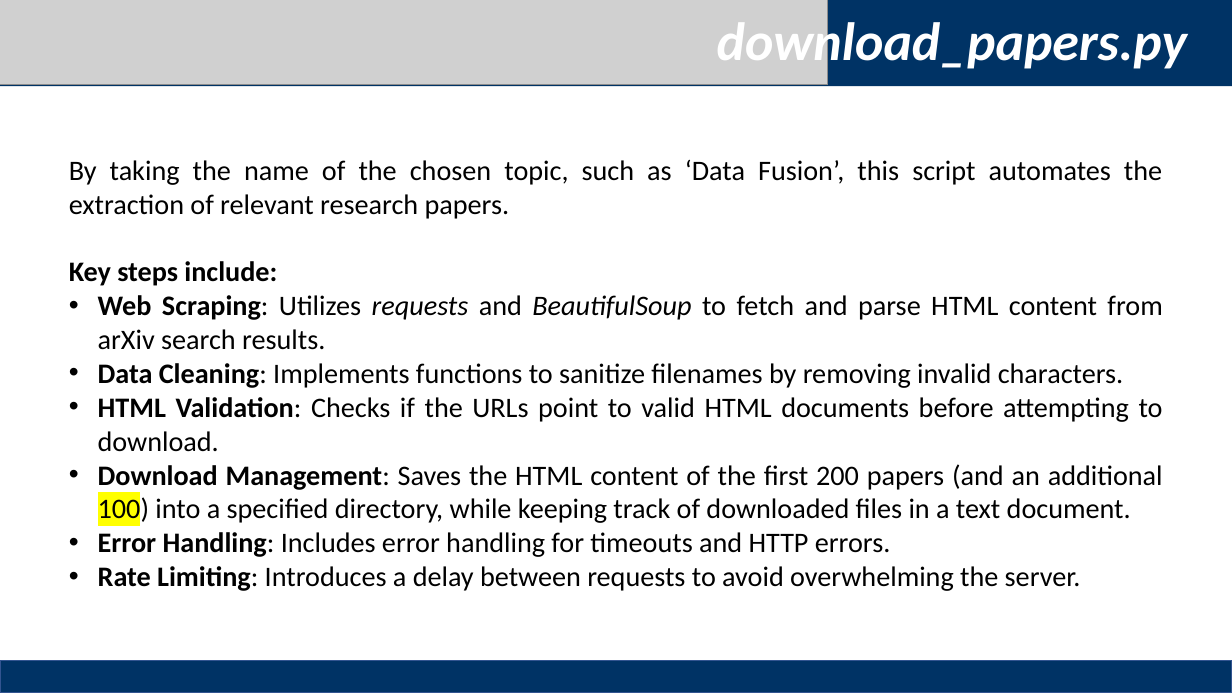
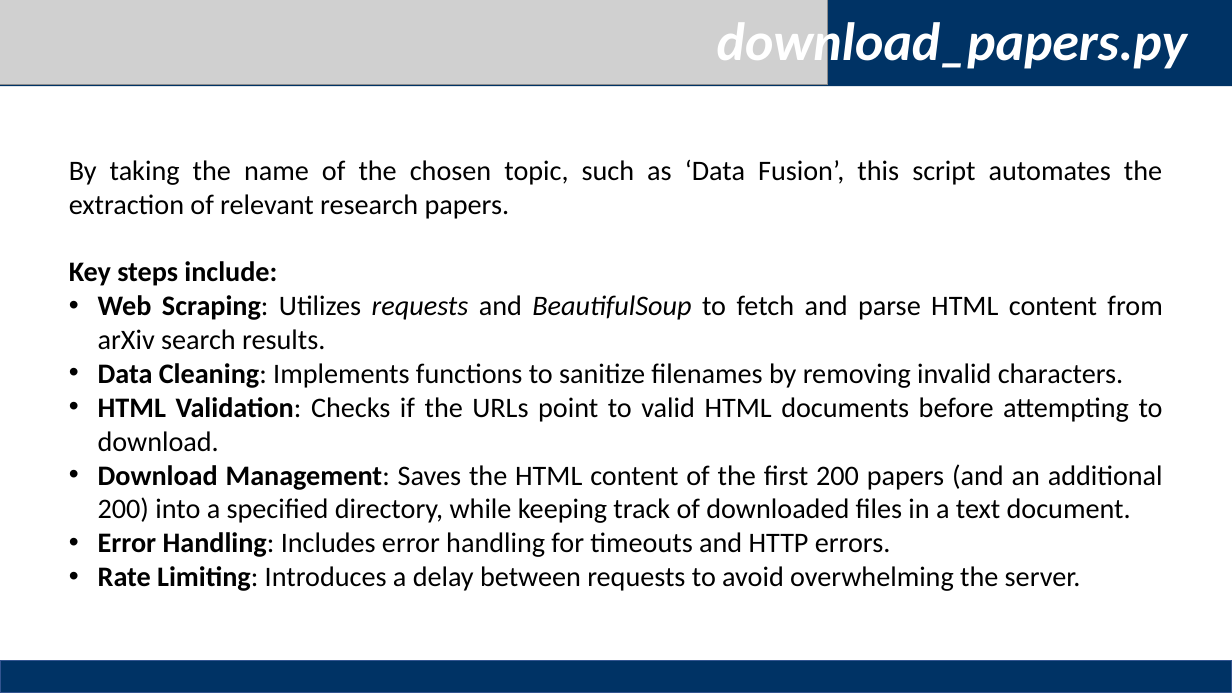
Before and after one commit to haowen3012/ID-Homerwork1, a slide deck: slide 3 of homework1/Homework1.pptx. Drawn at 1232x693 pixels with LibreOffice and Linux fonts; fonts in the diff are those of the drawing; grey boxes stand for pictures. Boxes give left, top, right and bottom in pixels: in the first picture for what was removed or moved away, otherwise in the second. Text is boxed around its words. In the diff, an @@ line names an element or a change of style, - is before the commit and + after.

Commit message:
ppt

```diff
--- a/homework1/Homework1.pptx
+++ b/homework1/Homework1.pptx
@@ text at [98,464,1163,523]: text changed @@
-• Download Management: Saves the HTML content of the first 200 papers (and an additional 100) into a specified directory, while keeping track of downloaded files in a text document.
+• Download Management: Saves the HTML content of the first 200 papers (and an additional 200) into a specified directory, while keeping track of downloaded files in a text document.
```
Also in this commit, not shown: 1 other slide changed, 8 slides added, 4 slides removed.
